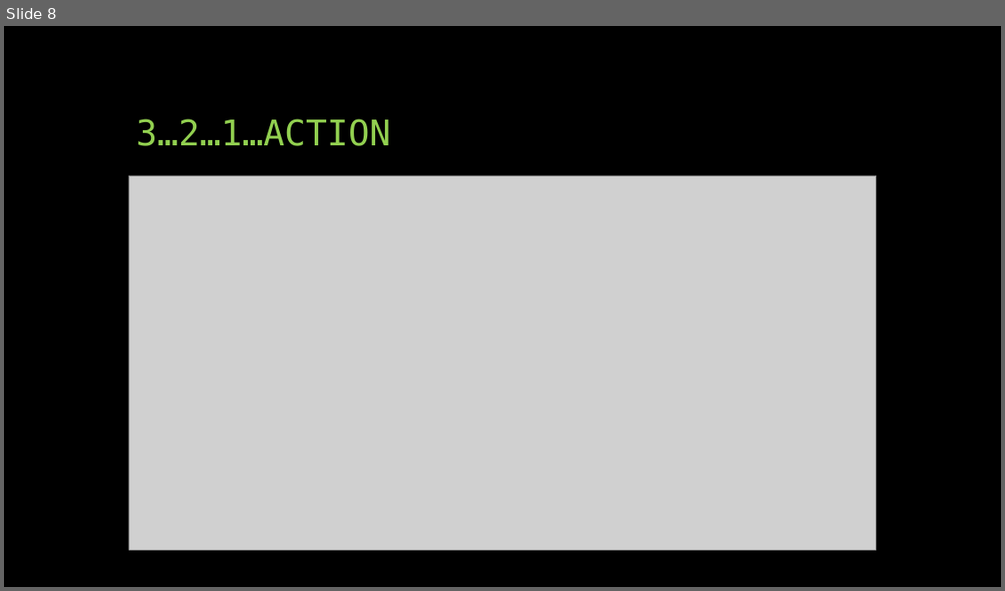
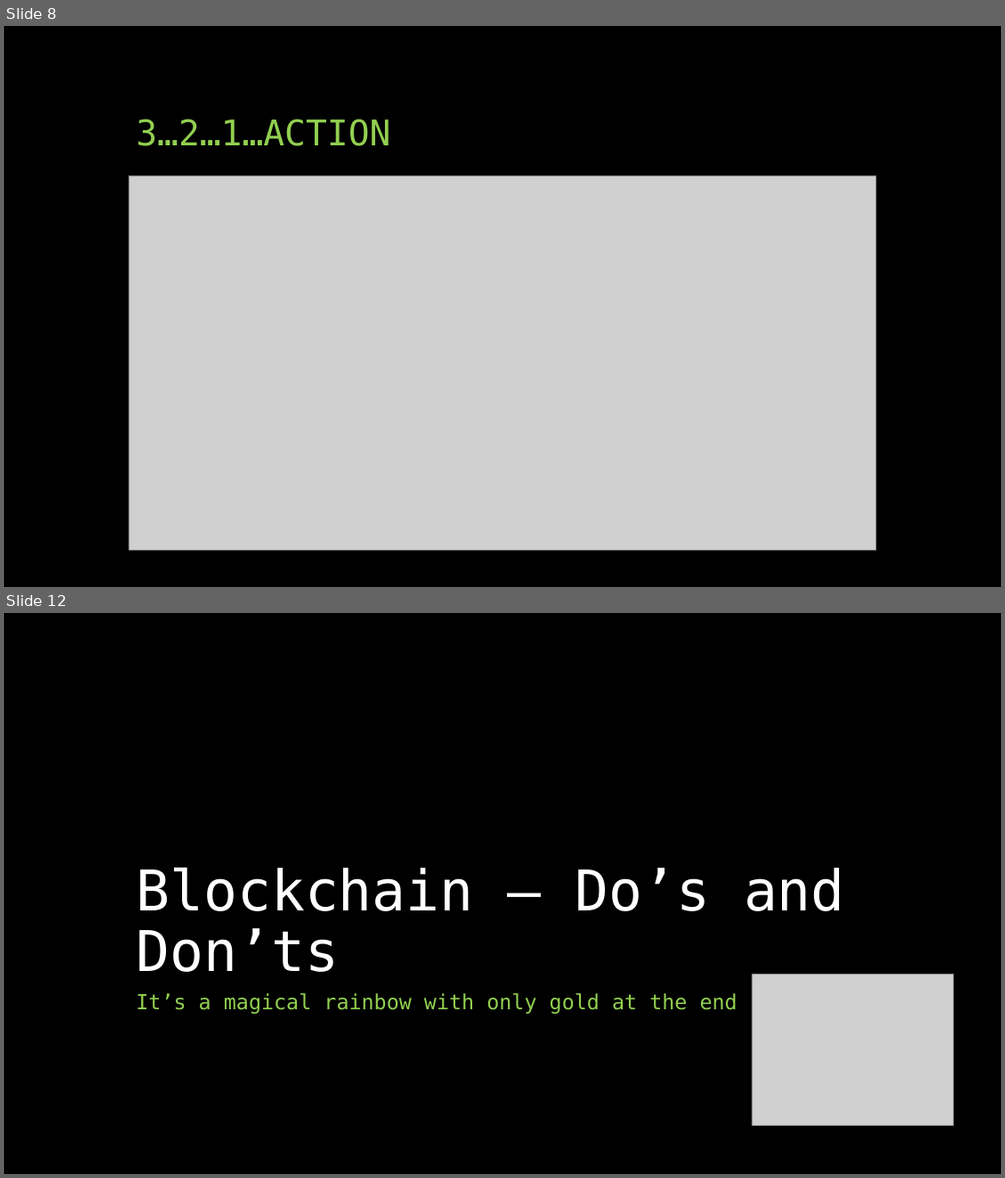
Before and after one commit to jcutrono/leanledger, a slide deck: Unmasking Blockchain.pptx. Shown one above the other, each under a label of ours: slide 8 before the commit, slides 8 and 12 after it; the slides between them are not shown. The pictures are 1005x591 and 1005x1178 pixels, drawn with LibreOffice and Linux fonts; fonts in the diff are those of the drawing; grey boxes stand for pictures. Boxes give left, top, right and bottom in pixels: in the first picture for what was removed or moved away, otherwise in the second. Text is boxed around its words. In the diff, an @@ line names an element or a change of style, - is before the commit and + after.

```diff
--- a/Unmasking Blockchain.pptx
+++ b/Unmasking Blockchain.pptx
@@ slide 12 added at (4, 613, 1001, 1174), background #000000 @@
@@ title added at (136, 867, 845, 972), 54 pt, text #FFFFFF @@
+Blockchain – Do’s and Don’ts
@@ picture added at (752, 974, 954, 1126) @@
@@ text added at (136, 993, 737, 1013), 20 pt, text #92D050 @@
+It’s a magical rainbow with only gold at the end
```
Also in this commit, not shown: 1 slide changed, 7 other slides added, 6 slides removed, 1 other file.
